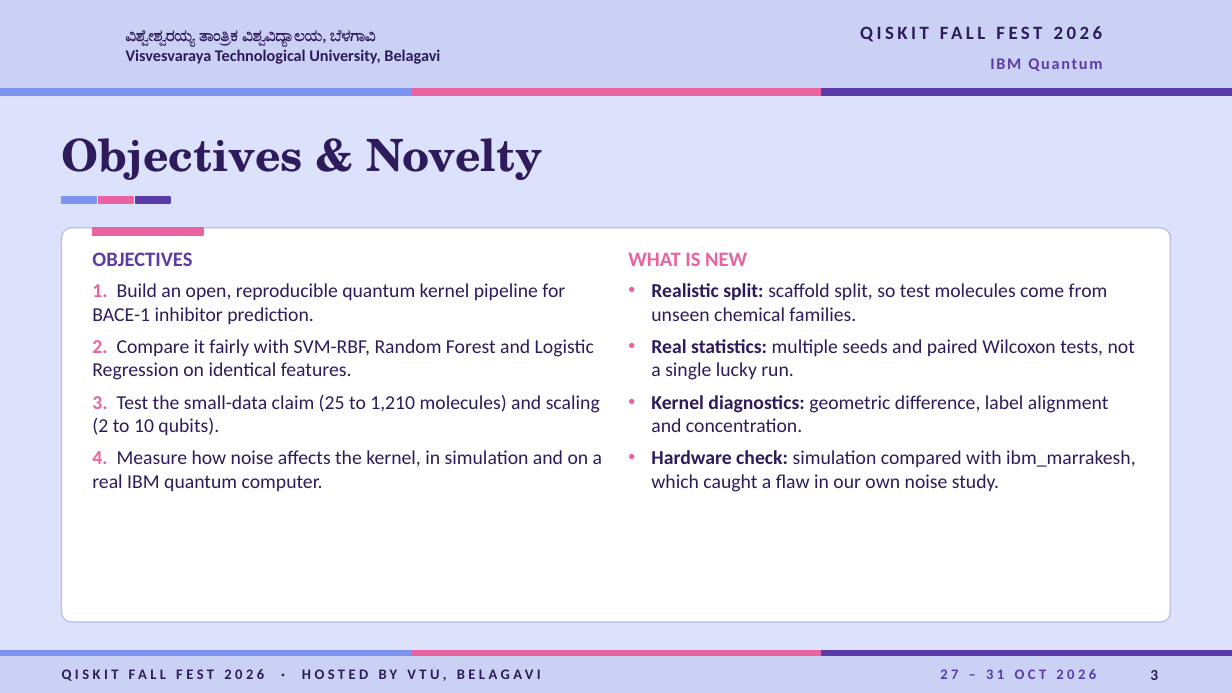
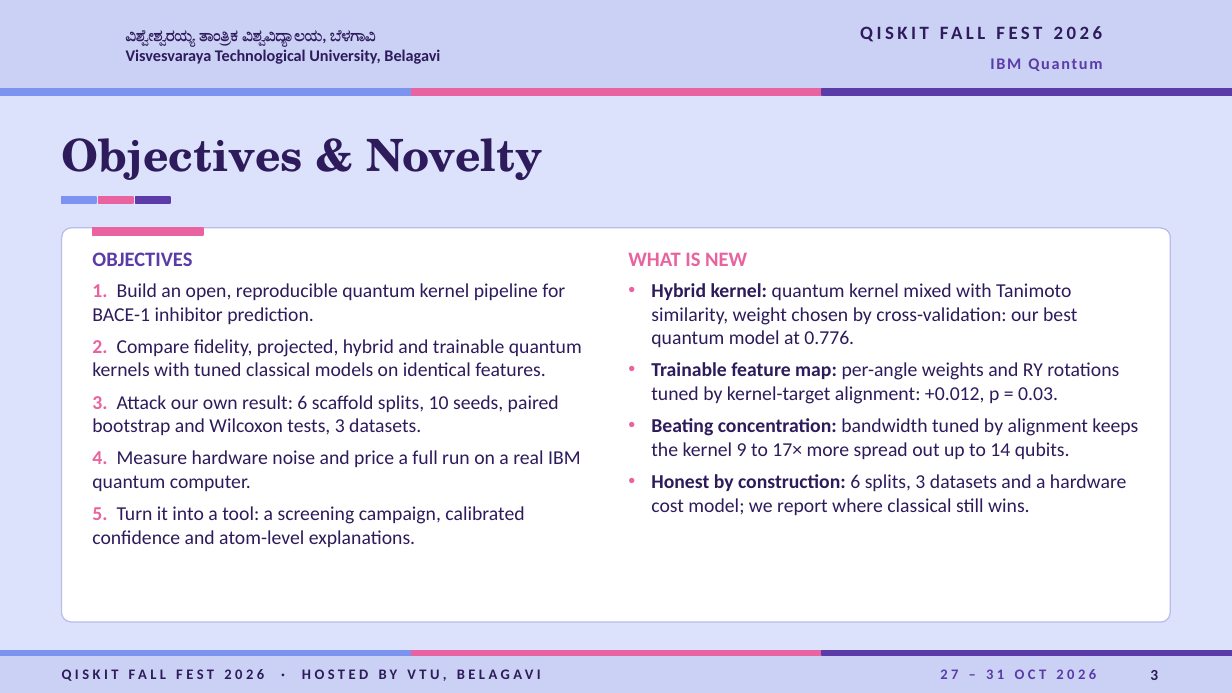
Before and after one commit to shubhodeepcx/QuDock, a slide deck: slide 3 of docs/VTU-QFF-HC-0140.pptx. Drawn at 1232x693 pixels with LibreOffice and Linux fonts; fonts in the diff are those of the drawing; background and template pictures are left out. Boxes give left, top, right and bottom in pixels: in the first picture for what was removed or moved away, otherwise in the second. Text is boxed around its words. In the diff, an @@ line names an element or a change of style, - is before the commit and + after.

```diff
--- a/docs/VTU-QFF-HC-0140.pptx
+++ b/docs/VTU-QFF-HC-0140.pptx
@@ text at box(651, 283, 1138, 515): text changed @@
-• Realistic split: scaffold split, so test molecules come from unseen chemical families.
-• Real statistics: multiple seeds and paired Wilcoxon tests, not a single lucky run.
-• Kernel diagnostics: geometric difference, label alignment and concentration.
-• Hardware check: simulation compared with ibm_marrakesh, which caught a flaw in our own noise study.
+• Hybrid kernel: quantum kernel mixed with Tanimoto similarity, weight chosen by cross-validation: our best quantum model at 0.776.
+• Trainable feature map: per-angle weights and RY rotations tuned by kernel-target alignment: +0.012, p = 0.03.
+• Beating concentration: bandwidth tuned by alignment keeps the kernel 9 to 17× more spread out up to 14 qubits.
+• Honest by construction: 6 splits, 3 datasets and a hardware cost model; we report where classical still wins.
@@ text at box(92, 339, 582, 547): text changed @@
-2. Compare it fairly with SVM-RBF, Random Forest and Logistic Regression on identical features.
-3. Test the small-data claim (25 to 1,210 molecules) and scaling (2 to 10 qubits).
-4. Measure how noise affects the kernel, in simulation and on a real IBM quantum computer.
+2. Compare fidelity, projected, hybrid and trainable quantum kernels with tuned classical models on identical features.
+3. Attack our own result: 6 scaffold splits, 10 seeds, paired bootstrap and Wilcoxon tests, 3 datasets.
+4. Measure hardware noise and price a full run on a real IBM quantum computer.
+5. Turn it into a tool: a screening campaign, calibrated confidence and atom-level explanations.
```
Also in this commit, not shown: 8 other slides changed, 1 slide added, 1 other file.
